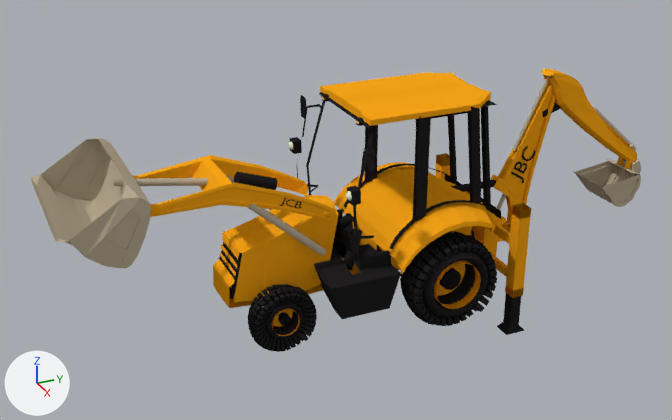
The Blender file Models/Vehicles/Land/BackHoeLoader/JCBMidiCXBackhoeLoader2014.blend, before and after one commit.
The view is the same before and after, from a camera (50 mm lens) standing at (31.8, -15.6, 15.9) and looking at (-0.7, -1.0, -0.4). The axes (+X, +Y, +Z) are drawn at lower left. The lights are the same throughout.

The first picture shows 'Arm', 'BackhoeBoom', 'Body', 'CabFrame', 'CabRoofTop', 'LeftBackTire', 'LeftFrontTire', 'LoaderBucket', 'SwingFrame', 'bucketPystonHouse', 'bucketPystonRod', 'crowdPistonRod', 'leftLiftPystonHouse', 'leftLiftPystonRod', 'loaderLiftArm', 'rightLiftPystonHouse', 'rockBucket'.
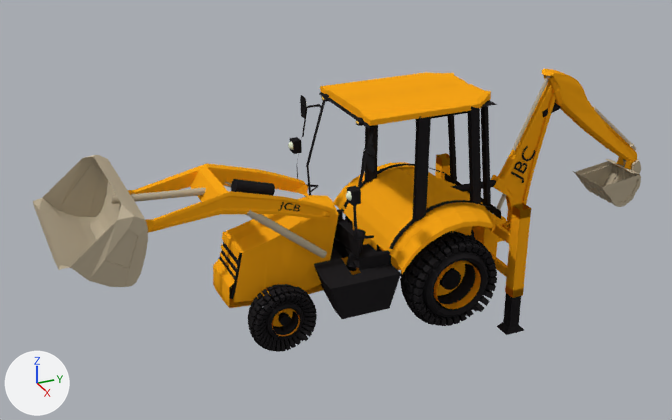
What differs and where, as boxes (x1, y1, x2, y2) in the pictures (672 x 420 px):
'LoaderBucket', turned: before (31, 138, 151, 268); after (33, 155, 148, 287)
'loaderLiftArm', turned: before (133, 155, 336, 220); after (128, 163, 336, 233)
'bucketPystonRod', moved, turned: before (112, 178, 209, 187); after (111, 186, 225, 204)
'leftLiftPystonRod', moved, turned: before (247, 202, 326, 256); after (245, 210, 327, 258)
'bucketPystonHouse', moved, turned: before (234, 172, 277, 190); after (231, 179, 275, 196)
'leftLiftPystonHouse', turned: before (344, 229, 362, 270); after (346, 229, 366, 271)
'crowdPistonRod', turned: before (512, 76, 551, 151); after (512, 76, 550, 151)
'rightLiftPystonHouse', turned (not visible afterwards): before (337, 213, 354, 228)
'JCB', turned: before (279, 198, 302, 209); after (279, 202, 300, 211)

Diff of the bpy script that builds the scene:
```diff
--- a/Models/Vehicles/Land/BackHoeLoader/JCBMidiCXBackhoeLoader2014.blend.py
+++ b/Models/Vehicles/Land/BackHoeLoader/JCBMidiCXBackhoeLoader2014.blend.py
@@ ob_loaderliftarm @@
 ob_loaderliftarm.location = (-0.0428, -2.194, 0.454)
-ob_loaderliftarm.rotation_euler = (-0.839, 0.0, 0.0)  # degrees (-48, 0, 0)
+ob_loaderliftarm.rotation_euler = (-0.756, 0.0, 0.0)  # degrees (-43, 0, 0)
 ob_loaderliftarm.scale = (-0.173, 0.149, 1.06)
@@ ob_loaderbucket @@
 ob_loaderbucket.location = (-0.0385, -9.478, -2.913)
-ob_loaderbucket.rotation_euler = (0.127, 0.0, 0.0)  # degrees (7.3, 0, 0)
+ob_loaderbucket.rotation_euler = (0.171, 0.0, 0.0)  # degrees (10, 0, 0)
 ob_loaderbucket.scale = (0.333, 0.235, 1.0)
@@ ob_bucketpystonhouse @@
 ob_bucketpystonhouse = bpy.data.objects.new('bucketPystonHouse', me_cylinder_016)
-ob_bucketpystonhouse.location = (0.16, -5.51, 1.97)
-ob_bucketpystonhouse.rotation_euler = (-1.94, 0.377, -0.112)  # degrees (-111, 22, -6.4)
+ob_bucketpystonhouse.location = (0.16, -5.63, 1.68)
+ob_bucketpystonhouse.rotation_euler = (-1.877, 0.314, -0.0683)  # degrees (-108, 18, -3.9)
 ob_bucketpystonhouse.scale = (0.27, 0.277, 0.817)
@@ ob_bucketpystonrod @@
 ob_bucketpystonrod = bpy.data.objects.new('bucketPystonRod', me_cylinder_017)
-ob_bucketpystonrod.location = (0.13, -10.12, 2.7)
-ob_bucketpystonrod.rotation_euler = (1.398, -0.405, 0.061)  # degrees (80, -23, 3.5)
+ob_bucketpystonrod.location = (0.13, -10.25, 2.02)
+ob_bucketpystonrod.rotation_euler = (1.493, -0.359, 0.0196)  # degrees (86, -21, 1.1)
 ob_bucketpystonrod.scale = (0.14, 0.14, 2.16)
@@ ob_rightliftpystonhouse @@
 ob_rightliftpystonhouse.location = (-1.33, -1.4, -1.96)
-ob_rightliftpystonhouse.rotation_euler = (-0.73, 0.299, -0.44)  # degrees (-42, 17, -25)
+ob_rightliftpystonhouse.rotation_euler = (0.867, 0.0, 0.0)  # degrees (50, 0, 0)
 ob_rightliftpystonhouse.scale = (0.219, 0.219, 0.844)
@@ ob_leftliftpystonhouse @@
 ob_leftliftpystonhouse.location = (1.57, -1.47, -1.87)
-ob_leftliftpystonhouse.rotation_euler = (-0.806, -0.326, 0.519)  # degrees (-46, -19, 30)
+ob_leftliftpystonhouse.rotation_euler = (-0.443, -0.758, -0.15)  # degrees (-25, -43, -8.6)
 ob_leftliftpystonhouse.scale = (0.219, 0.219, 0.844)
@@ ob_leftliftpystonrod @@
 ob_leftliftpystonrod = bpy.data.objects.new('leftLiftPystonRod', me_cylinder_014)
-ob_leftliftpystonrod.location = (1.52, -5.48, 1.69)
-ob_leftliftpystonrod.rotation_euler = (0.845, -0.00588, -0.00723)  # degrees (48, -0.3, -0.4)
+ob_leftliftpystonrod.location = (1.52, -5.57, 1.41)
+ob_leftliftpystonrod.rotation_euler = (0.896, -0.0055, -0.00777)  # degrees (51, -0.3, -0.4)
 ob_leftliftpystonrod.scale = (0.128, 0.156, 1.99)
@@ ob_crowdpistonrod @@
 ob_crowdpistonrod.location = (-0.03, 8.85, 4.47)
-ob_crowdpistonrod.rotation_euler = (-0.413, -0.249, -0.428)  # degrees (-24, -14, -25)
+ob_crowdpistonrod.rotation_euler = (-0.000705, 0.479, 1.654)  # degrees (0, 27, 95)
 ob_crowdpistonrod.scale = (0.0756, 0.0756, 1.77)
```
